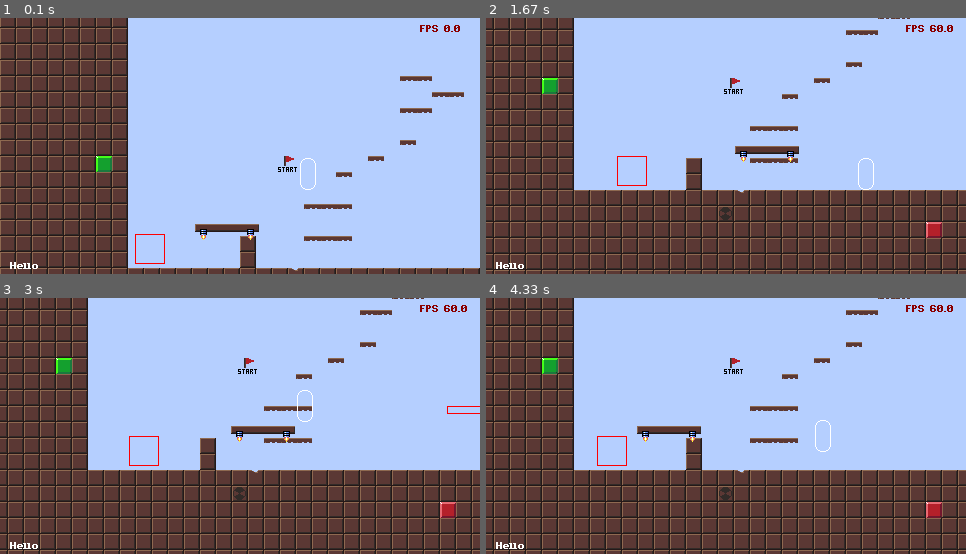
Above: before the commit, frames 1-4 (two rows, left to right).
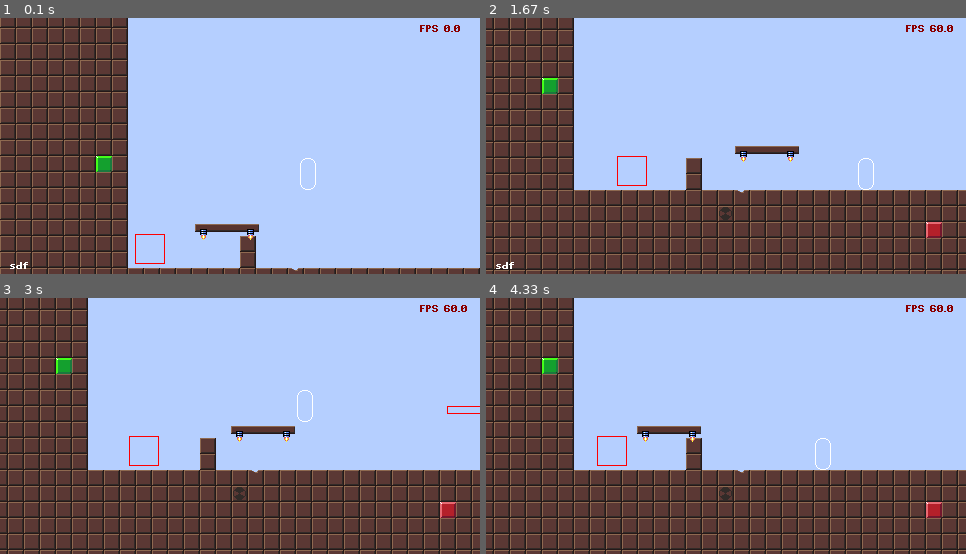
Above: after the commit, the same moments.

Repository: makabobo/SimplePygame
Game: pygame game, started from main.py
Two runs of this game, one before a commit and one after it. Both use one fixed random seed, a clock stepped at 60 frames per second and the inputs below.
Inputs:
- Up to frame 1 (0.1 s): no input
- Up to frame 2 (1.67 s): hold Right 0.33-0.8 s; hold Up 0.83-1.13 s; hold Right 1.17-1.63 s
- Up to frame 3 (3 s): hold Left 1.67-2.2 s; hold Down 2.23-2.53 s; tap Enter at 2.57 s; hold Left from 2.9 s (still down)
- Up to frame 4 (4.33 s): release Left at 3.3 s; hold Up 3.33-3.7 s; hold Right from 3.73 s (still down)

The runs differ from the first frame. In frame 1, 1.1% of the frame differs, in the area x 2-97%, y 22-99%; in frame 2, 0.8%; in frame 3, 0.8%; in frame 4, 1.0%.

Commit message:
Implemented moving blocks.

Diff:
--- a/basecode.py
+++ b/basecode.py
@@ -19,7 +19,7 @@
 
 # Globals
 screen = pygame.display.set_mode((480, 256), pygame.SCALED | pygame.RESIZABLE, vsync=1)
-#screen = pygame.display.set_mode((480, 256), pygame.RESIZABLE, vsync=1)
+# screen = pygame.display.set_mode((480, 256), pygame.RESIZABLE, vsync=1)
 logging.getLogger().setLevel("INFO")
 
 ## PIPRINT
@@ -126,14 +126,13 @@
         if self.follow_obj:
             if self.follow_obj.r.centerx - self.x < self.border_width:
                 self.x = self.follow_obj.r.centerx - self.border_width
-            if self.x+self.w - self.follow_obj.r.centerx < self.border_width:
-                self.x = self.follow_obj.r.centerx +self.border_width-self.w
+            if self.x + self.w - self.follow_obj.r.centerx < self.border_width:
+                self.x = self.follow_obj.r.centerx + self.border_width - self.w
 
             if self.follow_obj.r.centery - self.y < self.border_width:
                 self.y = self.follow_obj.r.centery - self.border_width
-            if self.y+self.h - self.follow_obj.r.centery < self.border_width:
-                self.y = self.follow_obj.r.centery +self.border_width-self.h
-
+            if self.y + self.h - self.follow_obj.r.centery < self.border_width:
+                self.y = self.follow_obj.r.centery + self.border_width - self.h
 
             # self.y = self.follow_obj.r.centery-128
 
@@ -555,10 +554,38 @@
         surface.blit(self.images[0], pos)
 
 
+class Element2D:
+    def __init__(self, collision_rect):
+        self.r = collision_rect
+
+    def collides_with(self, other) -> bool:
+        pass
+
+    def stands_on(self, other) -> bool:
+        pass
+
+    def is_ground_for(self, other) -> bool:
+        pass
+
+    def h_move(self, vec) -> None:
+        # hard_move: moves by force, colliding elements were moved or squashed
+        pass
+
+    def s_move(self, vec) -> bool:
+        # soft_move: moves only if nothing blocks
+        pass
+
+    def tick(self):
+        pass
+
+    def draw(self):
+        pass
+
+
 class MovingBlock(Actor):
-    def __init__(self, x, y, w, h, xstart,xend):
+    def __init__(self, x, y, w, h, xstart, xend):
         super().__init__()
-        self.start_rect = pygame.Rect(x,y,w,h)
+        self.start_rect = pygame.Rect(x, y, w, h)
         self.r = self.start_rect.copy()
         self.direction = "RIGHT"
         self.x_start = xstart
@@ -573,7 +600,7 @@
                 # Kollidierende Objekte verschieben
                 if pe.r.colliderect(tr):
                     if not pe.move2(1, 0):
-                        print("DEAD"+str(tr.x))
+                        pass  # Zerquetscht
                 # Darauf stehende Objekte verschieben
                 if not pe.r.colliderect(tr) and pe.r.move(0, 1).colliderect(tr):
                     pe.move2(1, 0)
@@ -586,21 +613,22 @@
                 # Kollidierende Objekte verschieben
                 if pe.r.colliderect(tr):
                     if not pe.move2(-1, 0):
-                        print("DEAD"+str(tr.x))
+                        pass  # Zerquetscht
                 # Darauf stehende Objekte verschieben
-                if not pe.r.colliderect(tr) and pe.r.move(0, -1).colliderect(tr):
+                if not pe.r.colliderect(tr) and pe.r.move(0, 1).colliderect(tr):
                     pe.move2(-1, 0)
             self.r = tr
 
     def draw(self):
-        pygame.draw.rect(screen, "red", self.r.move(-camera.x,-camera.y), 1)
-        #screen.blit(self.img, self.r.move(-camera.x, -camera.y).topleft)
+        pygame.draw.rect(screen, "red", self.r.move(-camera.x, -camera.y), 1)
+        # screen.blit(self.img, self.r.move(-camera.x, -camera.y).topleft)
+
 
 class MovingPlatform(Actor):
-    def __init__(self, x, y, w, h, xstart,xend):
+    def __init__(self, x, y, w, h, xstart, xend):
         super().__init__()
         self.img = pygame.image.load("img/moving_platform.png")
-        self.start_rect = pygame.Rect(x,y,w,h)
+        self.start_rect = pygame.Rect(x, y, w, h)
         self.r = self.start_rect.copy()
         self.direction = "RIGHT"
         self.x_start = xstart
@@ -613,8 +641,8 @@
                 self.direction = "LEFT"
             for pe in physics_elements:
                 if not pe.r.colliderect(self.r) and pe.r.move(0, 1).colliderect(self.r):
-                #if pe.r.colliderect(self.r) or pe.r.move(0, 1).colliderect(self.r):
-                    #pe.r.move_ip(1, 0)
+                    # if pe.r.colliderect(self.r) or pe.r.move(0, 1).colliderect(self.r):
+                    # pe.r.move_ip(1, 0)
                     pe.move2(1, 0)
         else:
             self.r.x -= 1
@@ -622,13 +650,13 @@
                 self.direction = "RIGHT"
             for pe in physics_elements:
                 if not pe.r.colliderect(self.r) and pe.r.move(0, 1).colliderect(self.r):
-                #if pe.r.colliderect(self.r) or pe.r.move(0, 1).colliderect(self.r):
-                    #pe.r.move_ip(-1, 0)
-                    pe.move2(-1,0)
-
+                    # if pe.r.colliderect(self.r) or pe.r.move(0, 1).colliderect(self.r):
+                    # pe.r.move_ip(-1, 0)
+                    pe.move2(-1, 0)
 
     def draw(self):
         screen.blit(self.img, self.r.move(-camera.x, -camera.y).topleft)
+
 
 ######################################################################
 # Für Player-Sprites, Gegner, bewegliche Objekte
@@ -708,8 +736,9 @@
         tr = pygame.Rect(self.r.x, self.r.y + self.r.h, self.r.w, 1)
         collision_rects = self.tmap.get_collision_tiles(tr, Tile.STAIR)
         collision_rects += ([w.r for w in moving_platforms if w.r.colliderect(tr)])
+        collision_rects += ([w.r for w in moving_blocks if w.r.colliderect(tr)])
         for tile_rect in collision_rects:
-            tile_rect.h = 1
+            tile_rect.copy().h = 1
             if tr.colliderect(tile_rect):
                 return True
         return False
@@ -769,6 +798,10 @@
 camera = Camera()
 menu = None
 debug = False
+
+message = "sdf"
+messagecounter = 0
+
 moving_platforms = []
 moving_blocks = []
 physics_elements = []
--- a/img/test_map.json
+++ b/img/test_map.json
@@ -11,17 +11,17 @@
             3, 3, 3, 3, 3, 3, 3, 3, 0, 0, 0, 0, 0, 0, 0, 0, 0, 0, 0, 0, 0, 0, 0, 0, 0, 0, 0, 0, 0, 0, 0, 0, 0, 3, 3, 3, …(192 unchanged characters)…
             3, 3, 3, 3, 3, 3, 3, 3, 0, 0, 0, 0, 0, 0, 0, 0, 0, 0, 0, 0, 0, 0, 0, 0, 0, 0, 0, 0, 0, 0, 0, 0, 0, 3, 3, 3, …(192 unchanged characters)…
             3, 3, 3, 3, 3, 3, 3, 3, 0, 0, 0, 0, 0, 0, 0, 0, 0, 0, 0, 0, 0, 0, 0, 0, 0, 0, 0, 0, 0, 0, 0, 0, 0, 3, 3, 3, …(192 unchanged characters)…
-            3, 3, 3, 3, 3, 3, 3, 3, 0, 0, 0, 0, 0, 0, 0, 0, 0, 0, 0, 0, 0, 0, 0, 0, 0, 5, 5, 0, 0, 0, 0, 0, 0, 3, 3, 3, 3, 3, 3, 3, 3, 3, 3, 3, 3, 3, 3, 3, 3, 3, 3, 3, 3, 3, 3, 3, 3, 3, 3, 3, 3, 3, 3, 3, 3, 3, 3, 3, 3, 3, 3, 3, 3, 3, 3, 3, 3, 3, 3, 3, 3, 3, 3, 3, 3, 3, 3, 3, 3, 3, 3, 3, 3, 3, 3, 3, 3, 3, 3, 3,
-            3, 3, 3, 3, 3, 3, 3, 3, 0, 0, 0, 0, 0, 0, 0, 0, 0, 0, 0, 0, 0, 0, 0, 0, 0, 0, 0, 5, 5, 0, 0, 0, 0, 3, 3, 3, 3, 3, 3, 3, 3, 3, 3, 3, 3, 3, 3, 3, 3, 3, 3, 3, 3, 3, 3, 3, 3, 3, 3, 3, 3, 3, 3, 3, 3, 3, 3, 3, 3, 3, 3, 3, 3, 3, 3, 3, 3, 3, 3, 3, 3, 3, 3, 3, 3, 3, 3, 3, 3, 3, 3, 3, 3, 3, 3, 3, 3, 3, 3, 3,
-            3, 3, 3, 3, 3, 3, 3, 3, 0, 0, 0, 0, 0, 0, 0, 0, 0, 0, 0, 0, 0, 0, 0, 0, 0, 5, 5, 0, 0, 0, 0, 0, 0, 3, 3, 21, 3, 3, 3, 3, 3, 3, 3, 3, 3, 3, 3, 3, 3, 3, 3, 3, 3, 3, 3, 3, 3, 3, 3, 3, 3, 3, 3, 3, 3, 3, 3, 3, 3, 3, 3, 3, 3, 3, 3, 3, 3, 3, 3, 3, 3, 3, 3, 3, 3, 3, 3, 3, 3, 3, 3, 3, 3, 3, 3, 3, 3, 3, 3, 3,
             3, 3, 3, 3, 3, 3, 3, 3, 0, 0, 0, 0, 0, 0, 0, 0, 0, 0, 0, 0, 0, 0, 0, 0, 0, 0, 0, 0, 0, 0, 0, 0, 0, 3, 3, 3, …(192 unchanged characters)…
-            3, 3, 3, 3, 3, 3, 3, 3, 0, 0, 0, 0, 0, 0, 0, 0, 0, 0, 0, 0, 0, 0, 0, 0, 0, 5, 0, 0, 0, 0, 0, 0, 0, 48, 0, 23, 23, 0, 0, 0, 0, 0, 0, 0, 0, 0, 0, 0, 0, 0, 3, 3, 3, 3, 3, 3, 3, 3, 3, 3, 3, 3, 3, …(111 unchanged characters)…
-            3, 3, 3, 3, 3, 3, 20, 3, 0, 0, 0, 0, 0, 0, 0, 0, 0, 15, 16, 0, 0, 0, 0, 5, 0, 0, 0, 0, 0, 0, 0, 0, 0, 0, 0, 23, 23, 0, 0, 0, 0, 0, 0, 0, 0, 0, 0, 0, 0, 0, 3, 3, 3, 3, 3, 3, 3, 3, 3, 3, 3, 3, 3, …(111 unchanged characters)…
-            3, 3, 3, 3, 3, 3, 3, 3, 0, 0, 0, 0, 0, 0, 0, 0, 0, 0, 0, 0, 0, 5, 0, 0, 0, 0, 0, 0, 0, 0, 0, 0, 0, 0, 0, 23, 23, 0, 0, 0, 0, 0, 0, 0, 0, 0, 0, 0, 0, 0, 3, 3, 3, 3, 3, 3, 3, 3, 3, 3, 3, 3, 3, …(111 unchanged characters)…
+            3, 3, 3, 3, 3, 3, 3, 3, 0, 0, 0, 0, 0, 0, 0, 0, 0, 0, 0, 0, 0, 0, 0, 0, 0, 0, 0, 0, 0, 0, 0, 0, 0, 3, 3, 3, 3, 3, 3, 3, 3, 3, 3, 3, 3, 3, 3, 3, 3, 3, 3, 3, 3, 3, 3, 3, 3, 3, 3, 3, 3, 3, 3, …(111 unchanged characters)…
+            3, 3, 3, 3, 3, 3, 3, 3, 0, 0, 0, 0, 0, 0, 0, 0, 0, 0, 0, 0, 0, 0, 0, 0, 0, 0, 0, 0, 0, 0, 0, 0, 0, 3, 3, 21, 3, 3, 3, 3, 3, 3, 3, 3, 3, 3, 3, 3, 3, 3, 3, 3, 3, 3, 3, 3, 3, 3, 3, 3, 3, 3, 3, …(111 unchanged characters)…
+            3, 3, 3, 3, 3, 3, 3, 3, 0, 0, 0, 0, 0, 0, 0, 0, 0, 0, 0, 0, 0, 0, 0, 0, 0, 0, 0, 0, 0, 0, 0, 0, 0, 3, 3, 3, 3, 3, 3, 3, 3, 3, 3, 3, 3, 3, 3, 3, 3, 3, 3, 3, 3, 3, 3, 3, 3, 3, 3, 3, 3, 3, 3, …(111 unchanged characters)…
+            3, 3, 3, 3, 3, 3, 3, 3, 0, 0, 0, 0, 0, 0, 0, 0, 0, 0, 0, 0, 0, 0, 0, 0, 0, 0, 0, 0, 0, 0, 0, 0, 0, 48, 0, 23, 23, 0, 0, 0, 0, 0, 0, 0, 0, 0, 0, 0, 0, 0, 3, 3, 3, 3, 3, 3, 3, 3, 3, 3, 3, 3, 3, 3, 3, 3, 3, 3, 3, 3, 3, 3, 3, 3, 3, 3, 3, 3, 3, 3, 3, 3, 3, 3, 3, 3, 3, 3, 3, 3, 3, 3, 3, 3, 3, 3, 3, 3, 3, 3,
+            3, 3, 3, 3, 3, 3, 20, 3, 0, 0, 0, 0, 0, 0, 0, 0, 0, 0, 0, 0, 0, 0, 0, 0, 0, 0, 0, 0, 0, 0, 0, 0, 0, 0, 0, 23, 23, 0, 0, 0, 0, 0, 0, 0, 0, 0, 0, 0, 0, 0, 3, 3, 3, 3, 3, 3, 3, 3, 3, 3, 3, 3, 3, 3, 3, 3, 3, 3, 3, 3, 3, 3, 3, 3, 3, 3, 3, 3, 3, 3, 3, 3, 3, 3, 3, 3, 3, 3, 3, 3, 3, 3, 3, 3, 3, 3, 3, 3, 3, 3,
             3, 3, 3, 3, 3, 3, 3, 3, 0, 0, 0, 0, 0, 0, 0, 0, 0, 0, 0, 0, 0, 0, 0, 0, 0, 0, 0, 0, 0, 0, 0, 0, 0, 0, 0, 23 …(194 unchanged characters)…
-            3, 3, 3, 3, 3, 3, 3, 3, 0, 0, 0, 0, 0, 0, 0, 0, 0, 0, 0, 5, 5, 5, 0, 0, 0, 0, 0, 0, 0, 0, 0, 0, 0, 0, 0, 23, 23, 0, 0, 0, 0, 0, 0, 0, 0, 0, 0, 0, 0, 0, 48, 0, 0, 23, 23, 0, 0, 0, 0, 0, 0, 0, 0, 0, 0, 0, 0, 0, 0, 0, 0, 0, 0, 0, 0, 0, 0, 0, 0, 0, 3, 3, 3, 3, 3, 3, 3, 3, 3, 3, 3, 3, 3, 3, 3, 3, 3, 3, 3, 3,
+            3, 3, 3, 3, 3, 3, 3, 3, 0, 0, 0, 0, 0, 0, 0, 0, 0, 0, 0, 0, 0, 0, 0, 0, 0, 0, 0, 0, 0, 0, 0, 0, 0, 0, 0, 23, 23, 0, 0, 0, 0, 0, 0, 0, 0, 0, 0, 0, 0, 0, 3, 3, 3, 3, 3, 3, 3, 3, 3, 3, 3, 3, 3, 3, 3, 3, 3, 3, 3, 3, 3, 3, 3, 3, 3, 3, 3, 3, 3, 3, 3, 3, 3, 3, 3, 3, 3, 3, 3, 3, 3, 3, 3, 3, 3, 3, 3, 3, 3, 3,
+            3, 3, 3, 3, 3, 3, 3, 3, 0, 0, 0, 0, 0, 0, 0, 0, 0, 0, 0, 0, 0, 0, 0, 0, 0, 0, 0, 0, 0, 0, 0, 0, 0, 0, 0, 23, 23, 0, 0, 0, 0, 0, 0, 0, 0, 0, 0, 0, 0, 0, 48, 0, 0, 23, 23, 0, 0, 0, 0, 0, 0, 0, 0, 0, 0, 0, 0, 0, 0, 0, 0, 0, 0, 0, 0, 0, 0, 0, 0, 0, 3, 3, 3, 3, 3, 3, 3, 3, 3, 3, 3, 3, 3, 3, 3, 3, 3, 3, 3, 3,
             3, 3, 3, 3, 3, 3, 3, 3, 0, 0, 0, 0, 0, 0, 0, 0, 0, 0, 0, 0, 0, 0, 0, 0, 0, 0, 0, 0, 0, 0, 0, 0, 0, 0, 0, 23 …(196 unchanged characters)…
-            3, 3, 3, 3, 3, 3, 3, 3, 0, 0, 0, 0, 0, 0, 0, 3, 0, 0, 0, 5, 5, 5, 0, 0, 0, 0, 0, 0, 0, 0, 0, 0, 0, 0, 0, …(200 unchanged characters)…
+            3, 3, 3, 3, 3, 3, 3, 3, 0, 0, 0, 0, 0, 0, 0, 3, 0, 0, 0, 0, 0, 0, 0, 0, 0, 0, 0, 0, 0, 0, 0, 0, 0, 0, 0, …(200 unchanged characters)…
             3, 3, 3, 3, 3, 3, 3, 3, 0, 0, 0, 0, 0, 0, 0, 3, 0, 0, 0, 0, 0, 0, 0, 0, 0, 0, 0, 0, 0, 0, 0, 0, 0, 0, 0, 23 …(199 unchanged characters)…
             3, 3, 3, 3, 3, 3, 3, 3, 3, 3, 3, 3, 3, 3, 3, 3, 3, 3, 4, 3, 3, 3, 3, 3, 3, 3, 3, 3, 3, 3, 3, 3, 3, 3, 3, 3, …(196 unchanged characters)…
             3, 3, 3, 3, 3, 3, 3, 3, 3, 3, 3, 3, 3, 3, 3, 3, 3, 52, 3, 3, 3, 3, 3, 3, 3, 3, 3, 3, 3, 3, 3, 3, 3, 3, 3, 3 …(193 unchanged characters)…
@@ -148,9 +148,9 @@
                  "gid":164,
                  "height":16,
                  "id":78,
-                 "name":"",
+                 "name":"mp1",
                  "rotation":0,
-                 "type":"",
+                 "type":"moving-platform",
                  "visible":true,
                  "width":64,
                  "x":348,
@@ -159,25 +159,14 @@
                 {
                  "gid":168,
                  "height":64,
-                 "id":81,
-                 "name":"",
+                 "id":83,
+                 "name":"mv1",
                  "rotation":0,
-                 "type":"",
+                 "type":"moving-block",
                  "visible":true,
-                 "width":32,
-                 "x":607.333333333333,
-                 "y":276.666666666667
-                },
-                {
-                 "height":30.75,
-                 "id":82,
-                 "name":"",
-                 "rotation":0,
-                 "type":"",
-                 "visible":true,
-                 "width":29,
-                 "x":96.75,
-                 "y":269.25
+                 "width":40.6666666666667,
+                 "x":144,
+                 "y":256
                 }],
          "opacity":1,
          "type":"objectgroup",
@@ -186,7 +175,7 @@
          "y":0
         }],
  "nextlayerid":4,
- "nextobjectid":83,
+ "nextobjectid":84,
  "orientation":"orthogonal",
  "renderorder":"right-down",
  "tiledversion":"1.8.4",
--- a/main.py
+++ b/main.py
@@ -50,7 +50,11 @@
     if debug:
         draw_debug()
 
-    piprint("Hello", 10, 240)
+    piprint(message, 10, 240)
+    messagecounter += 1
+    if messagecounter >= 100:
+        messagecounter = 0
+        message = ""
 
     piprint(f"FPS {clock.get_fps():>3.1f}", 420,3, "darkred")
     clock.tick_busy_loop(60)
--- a/spielwiese.py
+++ b/spielwiese.py
@@ -1,13 +1,8 @@
 from dataclasses import dataclass
 
-@dataclass()
-class MK:
-    x: int = 4
-    y: int = 2
 
-    def sum(self, val:int = 3) -> int:
-        return self.x+self.y+val
 
-mk = MK(5,6)
-
-print(mk.sum(4))
+class Point:
+    def __init__(self, x, y):
+        self.x = x
+        self.y = y
Not shown, changed: img/SimpleGame.tiled-session
Not shown, changed: img/asesprite/player.aseprite
